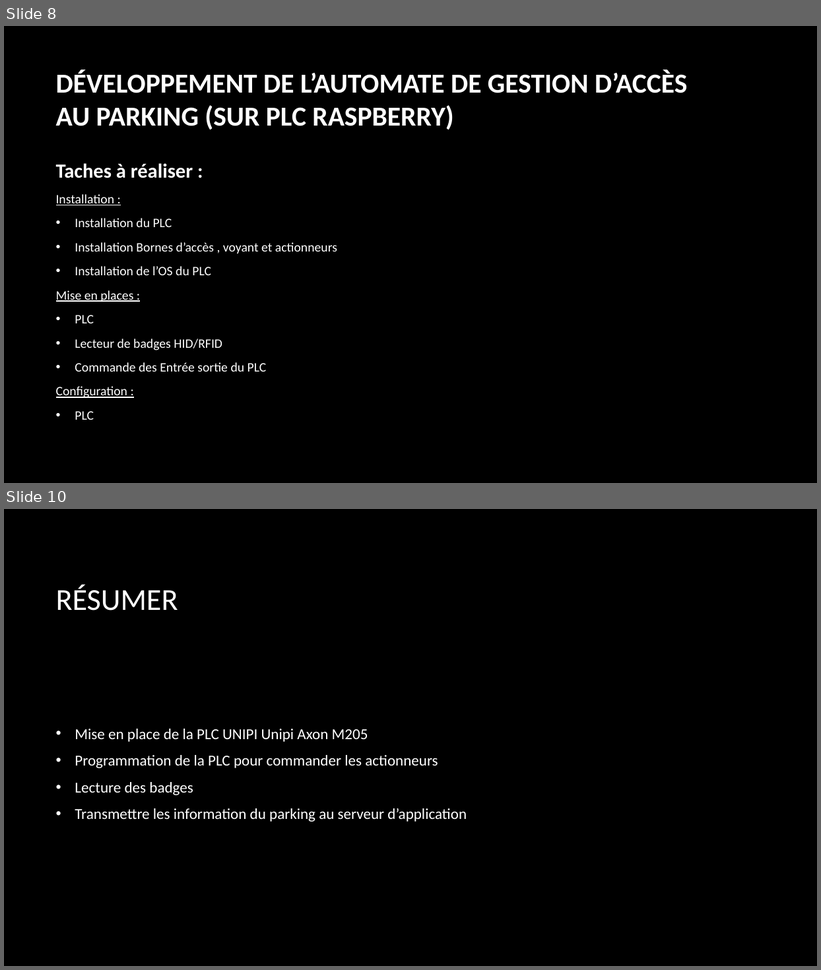
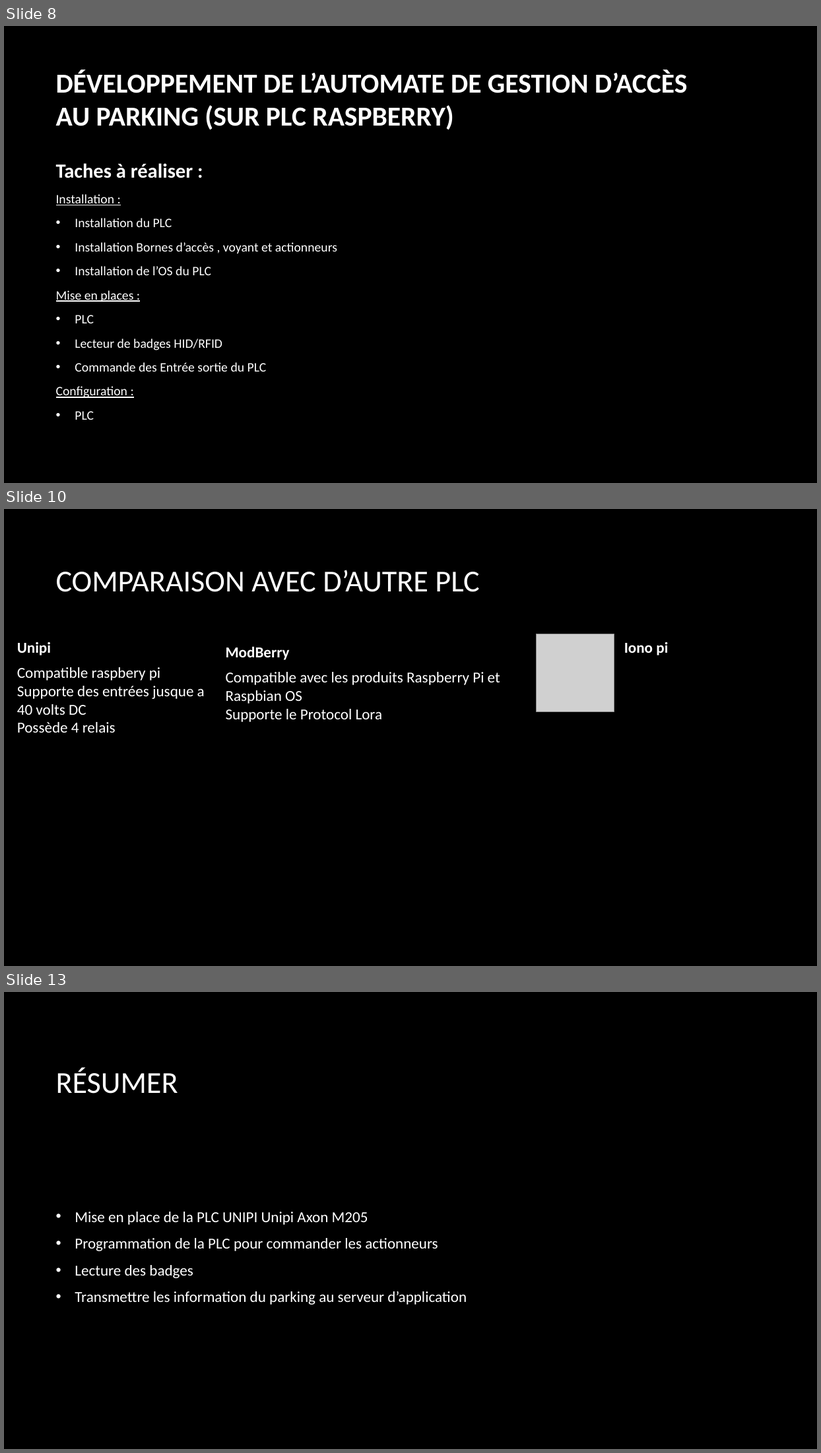
Before and after one commit to camillelahaut/SFL1-Parking-, a slide deck: Commun/Membres/Willy/Présentation revu de projet 1.pptx. Shown one above the other, each under a label of ours: slides 8 and 10 before the commit, slides 8, 10 and 13 after it; the slides between them are not shown. The pictures are 821x970 and 821x1453 pixels, drawn with LibreOffice and Linux fonts; fonts in the diff are those of the drawing; grey boxes stand for pictures; background and template pictures are left out. Boxes give left, top, right and bottom in pixels: in the first picture for what was removed or moved away, otherwise in the second. Text is boxed around its words. In the diff, an @@ line names an element or a change of style, - is before the commit and + after.

```diff
--- a/Commun/Membres/Willy/Présentation revu de projet 1.pptx
+++ b/Commun/Membres/Willy/Présentation revu de projet 1.pptx
@@ slide 10 added at <box>4,509,817,966</box>, background picture (left out) @@
@@ title added at <box>56,570,479,592</box>, 36 pt, text #FFFFFF @@
+COMPARAISON AVEC D’AUTRE PLC
@@ text added at <box>17,642,205,733</box>, 18 pt, text #FFFFFF @@
+Unipi
+Compatible raspbery pi
+Supporte des entrées jusque a 40 volts DC
+Possède 4 relais
@@ text added at <box>226,646,500,722</box>, 18 pt, text #FFFFFF @@
+ModBerry
+Compatible avec les produits Raspberry Pi et Raspbian OS
+Supporte le Protocol Lora
@@ picture added at <box>536,634,614,712</box> @@
@@ text added at <box>624,642,668,656</box>, 18 pt, text #FFFFFF, bold @@
+Iono pi
@@ what was slide 10 is now slide 13 @@
```
Also in this commit, not shown: 2 slides changed, 2 other slides added, 1 other file.
